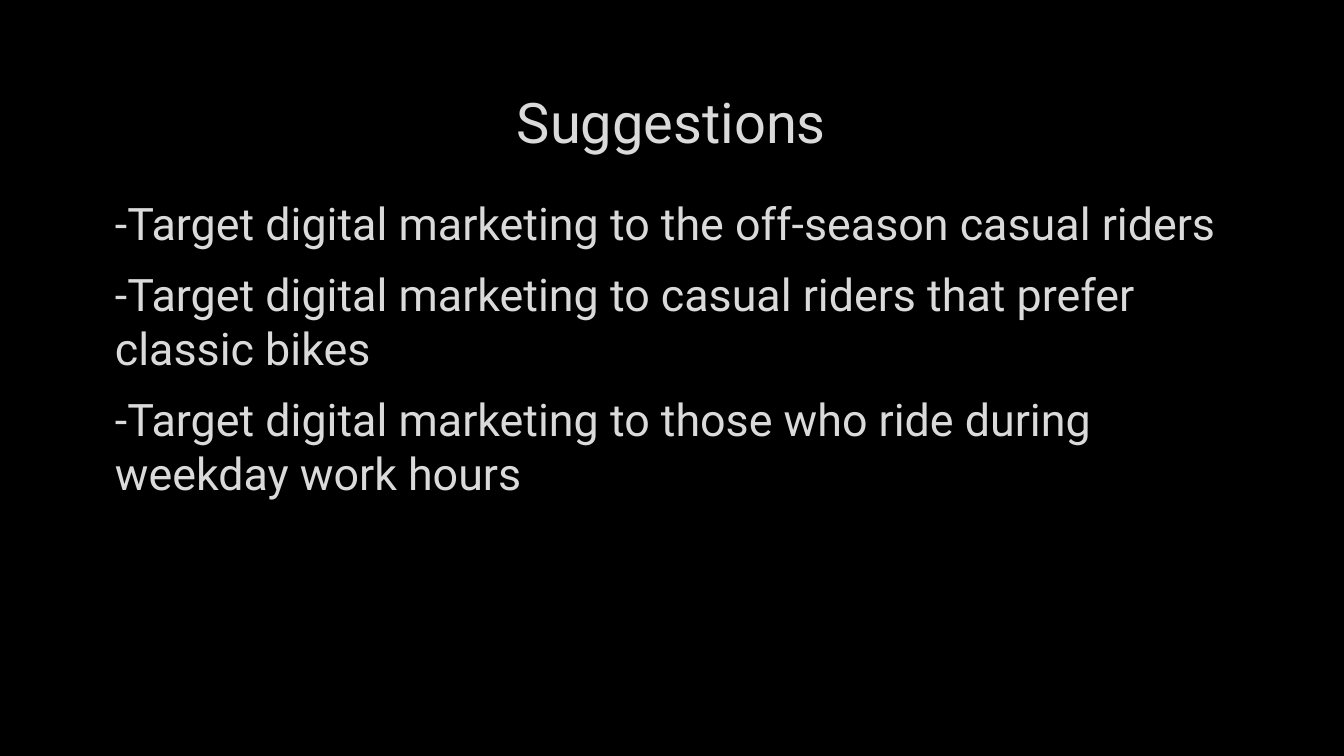
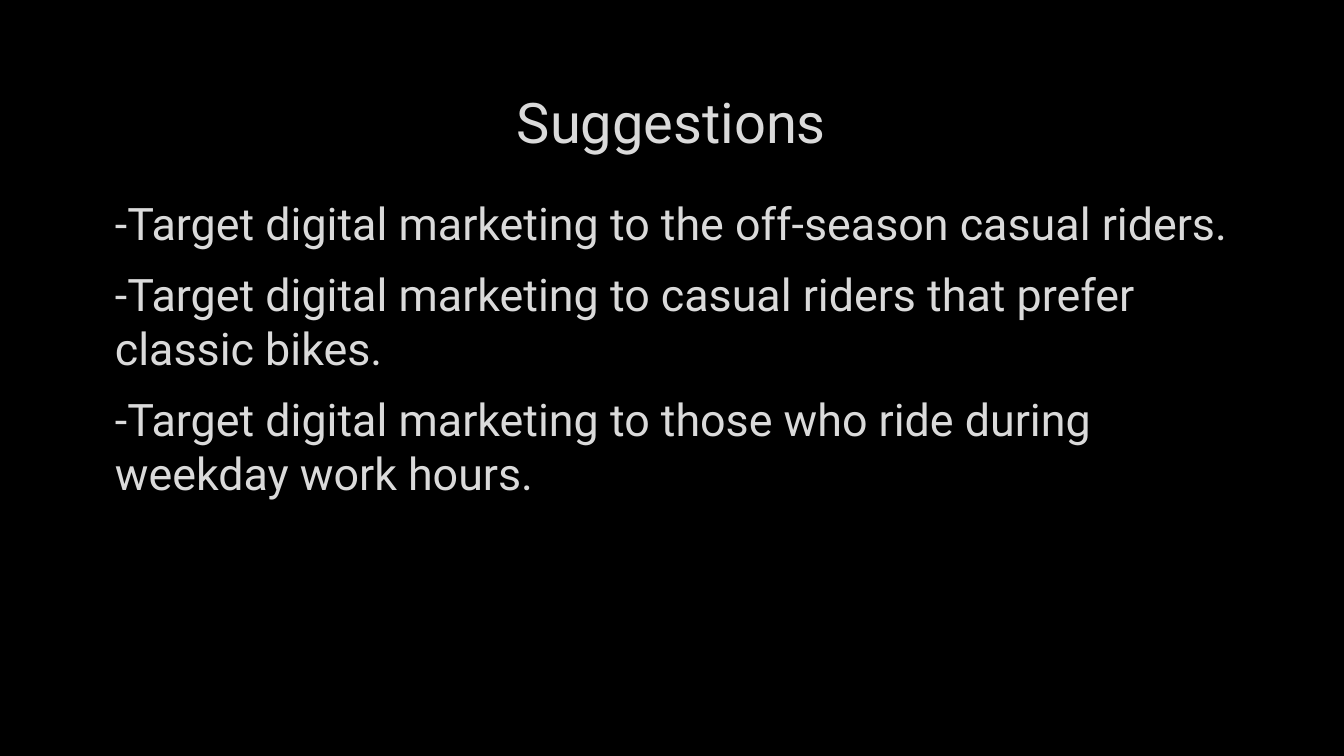
Before and after one commit to arjanes99/Project-1, a slide deck: slide 16 of Presentation_complete.pptx. Drawn at 1344x756 pixels with LibreOffice and Linux fonts; fonts in the diff are those of the drawing; background and template pictures are left out. Boxes give left, top, right and bottom in pixels: in the first picture for what was removed or moved away, otherwise in the second. Text is boxed around its words. In the diff, an @@ line names an element or a change of style, - is before the commit and + after.

```diff
--- a/Presentation_complete.pptx
+++ b/Presentation_complete.pptx
@@ text at box(115, 206, 1227, 500): text changed @@
--Target digital marketing to the off-season casual riders
--Target digital marketing to casual riders that prefer classic bikes
--Target digital marketing to those who ride during weekday work hours
+-Target digital marketing to the off-season casual riders.
+-Target digital marketing to casual riders that prefer classic bikes.
+-Target digital marketing to those who ride during weekday work hours.
```
Also in this commit, not shown: 8 other slides changed.
